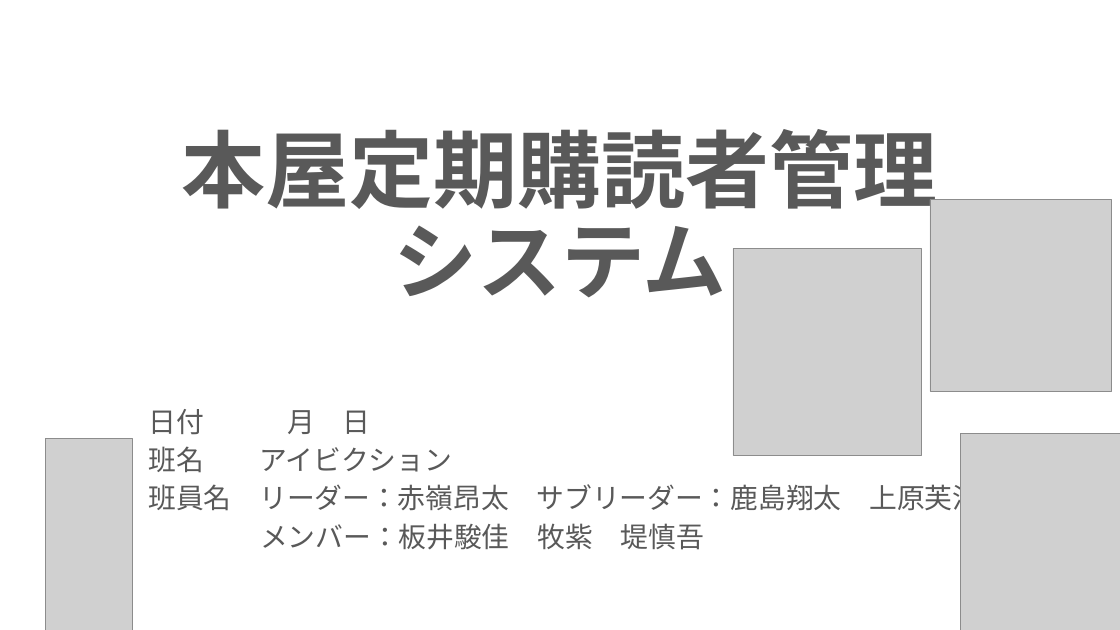
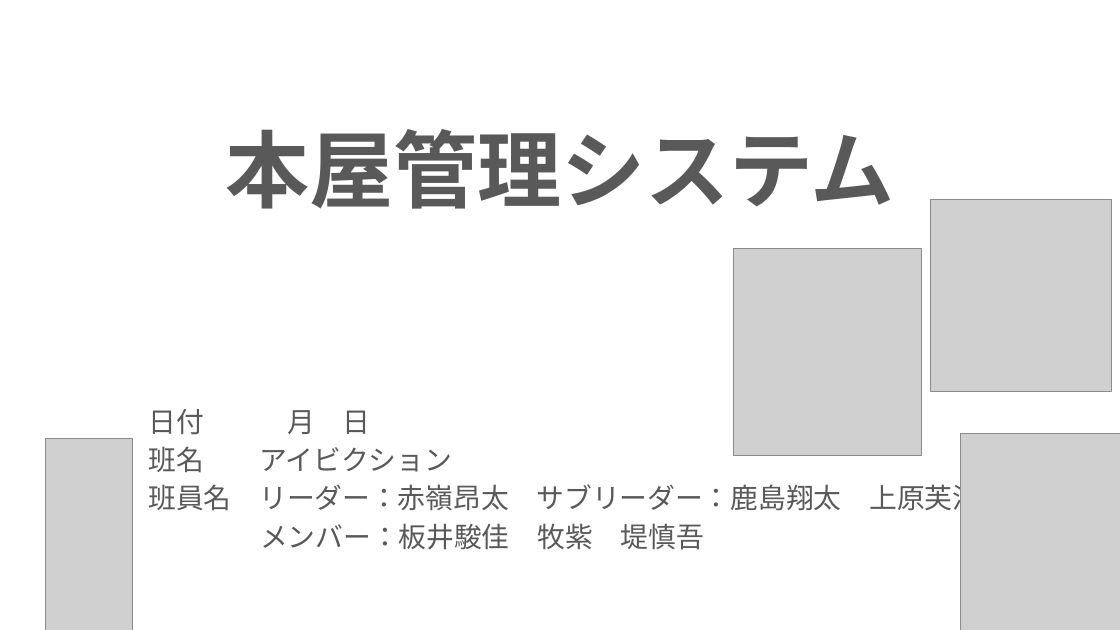
Before and after one commit to ivy239007/PG-, a slide deck: slide 1 of プレゼン/プレゼン資料.pptx. Drawn at 1120x630 pixels with LibreOffice and Linux fonts; fonts in the diff are those of the drawing; grey boxes stand for pictures; background and template pictures are left out. Boxes give left, top, right and bottom in pixels: in the first picture for what was removed or moved away, otherwise in the second. Text is boxed around its words. In the diff, an @@ line names an element or a change of style, - is before the commit and + after.

```diff
--- a/プレゼン/プレゼン資料.pptx
+++ b/プレゼン/プレゼン資料.pptx
@@ title at (225, 129, 894, 209): text changed @@
-本屋定期購読者管理
-システム
+本屋管理システム
```
Also in this commit, not shown: 2 other slides changed, 9 slides added.
